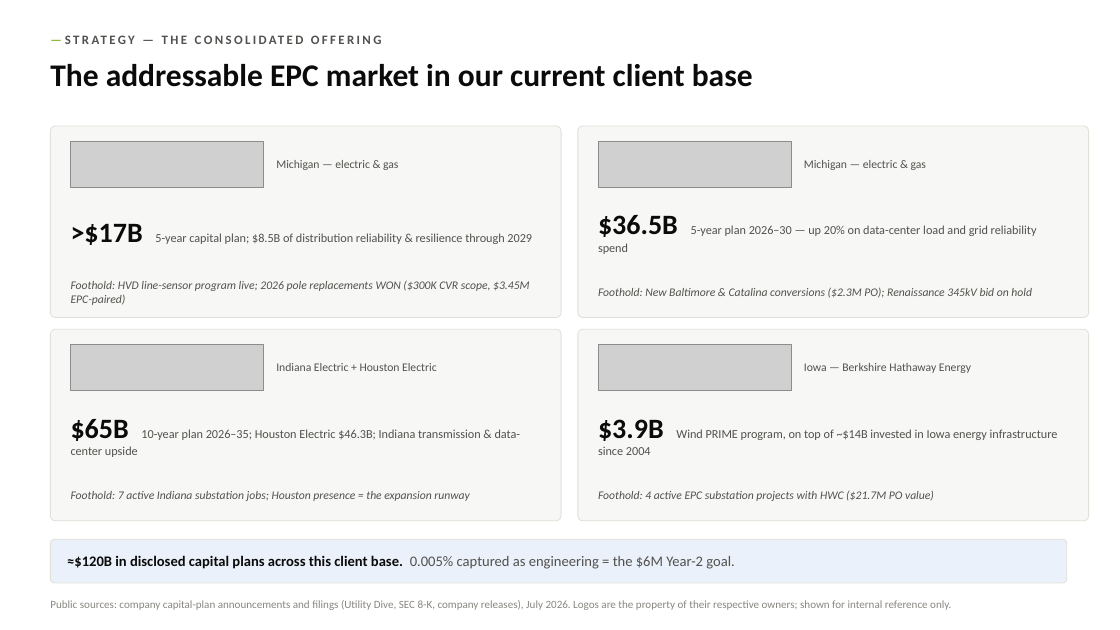
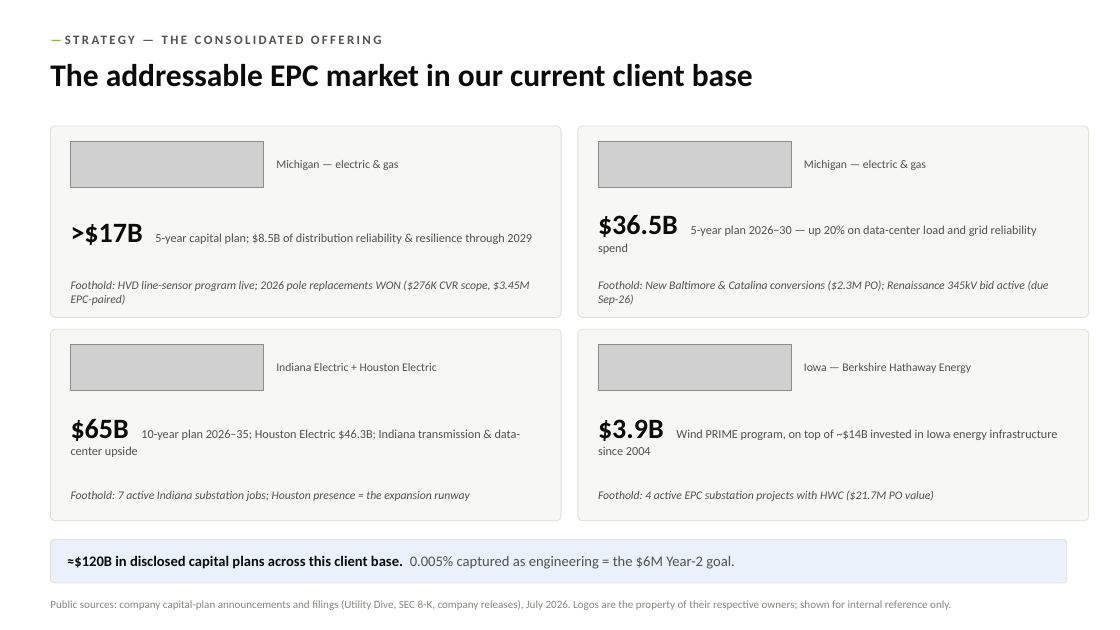
Before and after one commit to codlingjim-debug/CVR---Financial, a slide deck: slide 15 of reports/CVR_Deck_Jun2026.pptx. Drawn at 1120x630 pixels with LibreOffice and Linux fonts; fonts in the diff are those of the drawing; grey boxes stand for pictures. Boxes give left, top, right and bottom in pixels: in the first picture for what was removed or moved away, otherwise in the second. Text is boxed around its words. In the diff, an @@ line names an element or a change of style, - is before the commit and + after.

```diff
--- a/reports/CVR_Deck_Jun2026.pptx
+++ b/reports/CVR_Deck_Jun2026.pptx
@@ text at [71,280,529,305]: text changed @@
-Foothold: HVD line-sensor program live; 2026 pole replacements WON ($300K CVR scope, $3.45M EPC-paired)
+Foothold: HVD line-sensor program live; 2026 pole replacements WON ($276K CVR scope, $3.45M EPC-paired)
@@ text at [598,280,1049,305]: text changed @@
-Foothold: New Baltimore & Catalina conversions ($2.3M PO); Renaissance 345kV bid on hold
+Foothold: New Baltimore & Catalina conversions ($2.3M PO); Renaissance 345kV bid active (due Sep-26)
```
Also in this commit, not shown: 10 other slides changed, 9 other files.
